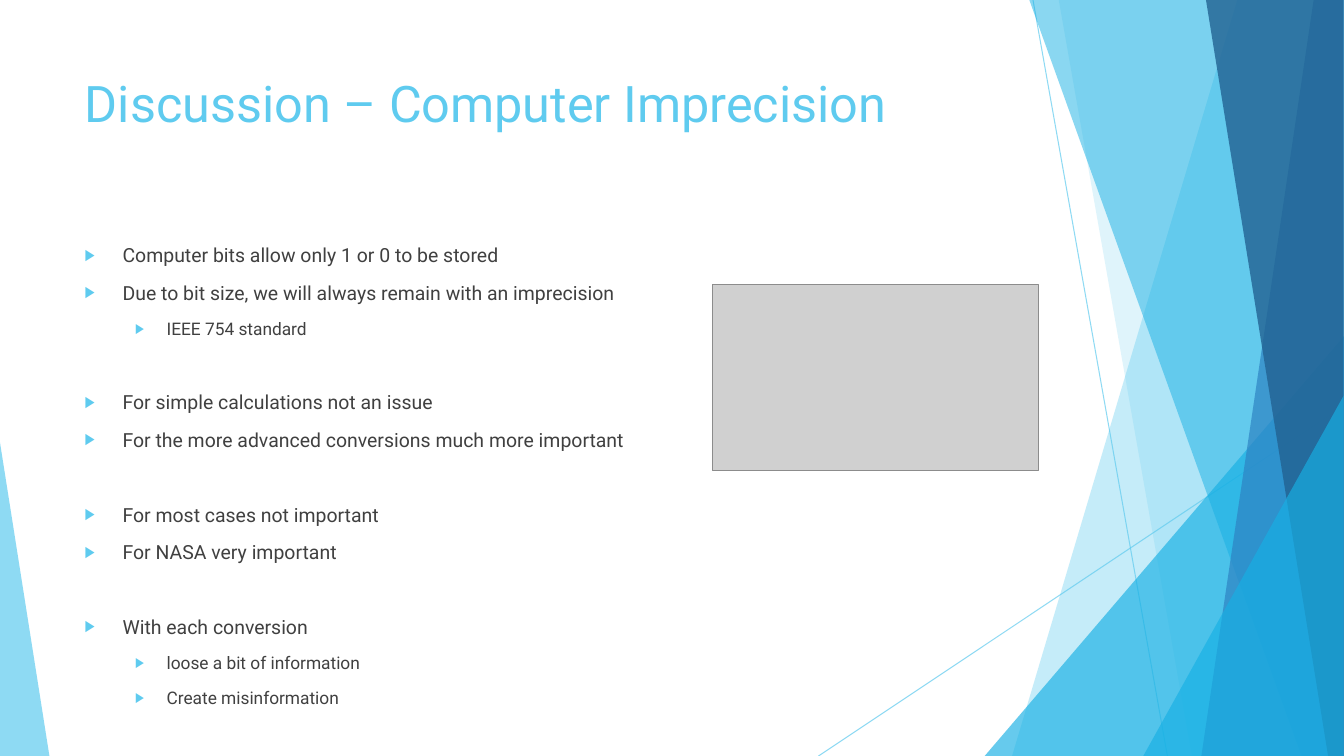
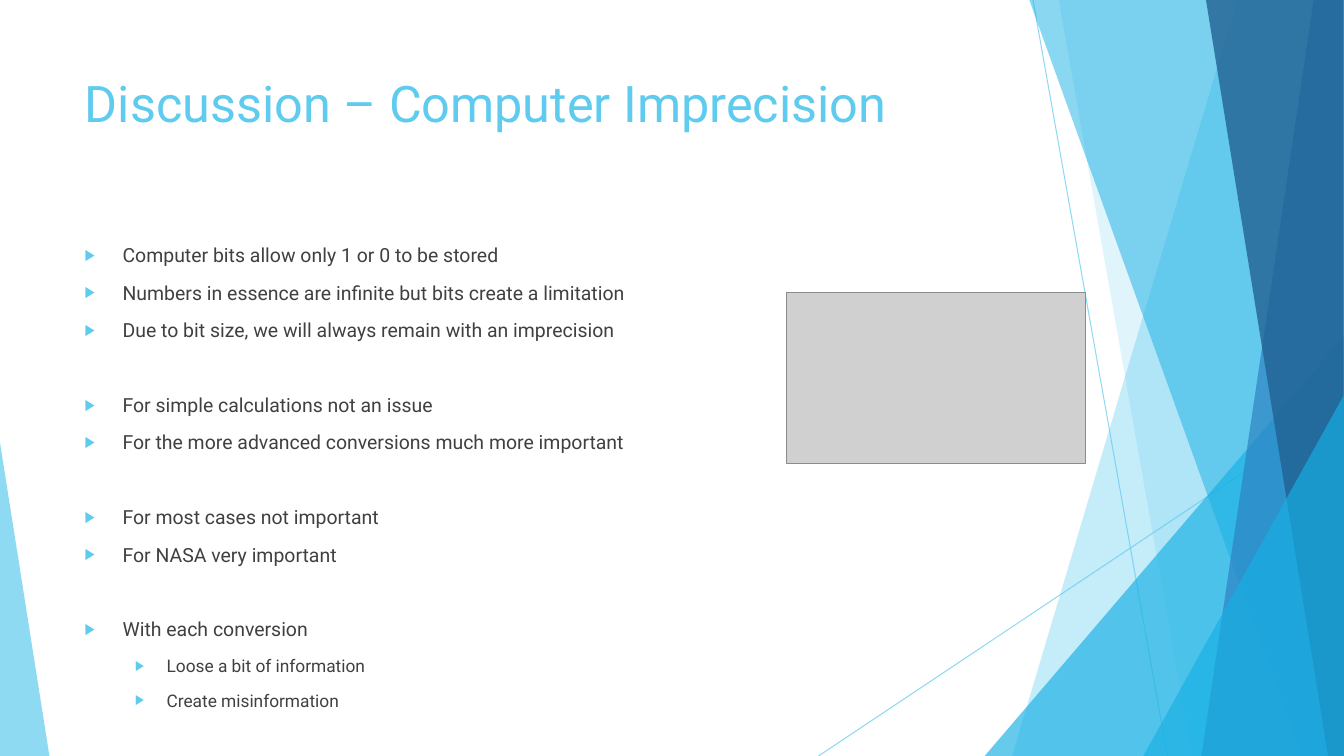
Before and after one commit to mihransimonian/Uva-Block3-Big_Data-Assignment, a slide deck: slide 33 of Presentation/Converting Units Across Multiple Data Sources Using CSV.pptx. Drawn at 1344x756 pixels with LibreOffice and Linux fonts; fonts in the diff are those of the drawing; grey boxes stand for pictures. Boxes give left, top, right and bottom in pixels: in the first picture for what was removed or moved away, otherwise in the second. Text is boxed around its words. In the diff, an @@ line names an element or a change of style, - is before the commit and + after.

Commit message:
added presentation

```diff
--- a/Presentation/Converting Units Across Multiple Data Sources Using CSV.pptx
+++ b/Presentation/Converting Units Across Multiple Data Sources Using CSV.pptx
@@ text at (x1=123, y1=285, x2=624, y2=300): paragraph added @@
+▶ Numbers in essence are infinite but bits create a limitation
@@ picture resized from (x1=713, y1=285, x2=1038, y2=471) to (x1=787, y1=292, x2=1086, y2=463) @@
@@ text at (x1=167, y1=322, x2=307, y2=335): paragraph removed @@
-  ▶ IEEE 754 standard
@@ text at (x1=167, y1=659, x2=365, y2=672): text changed @@
-  ▶ loose a bit of information
+  ▶ Loose a bit of information
```
Also in this commit, not shown: 4 other slides changed, 1 slide added, 2 other files.
